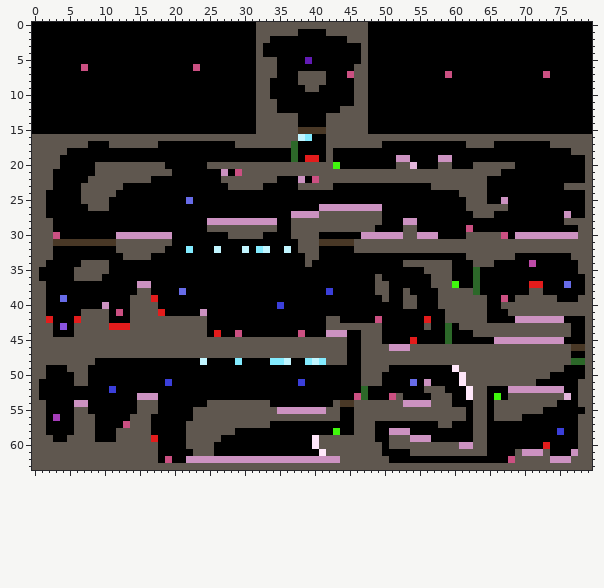
One commit to this sprite sheet: Levels.png. This is how it looked before the edit.
The file is 80x64 pixels.
The same view after the edit:
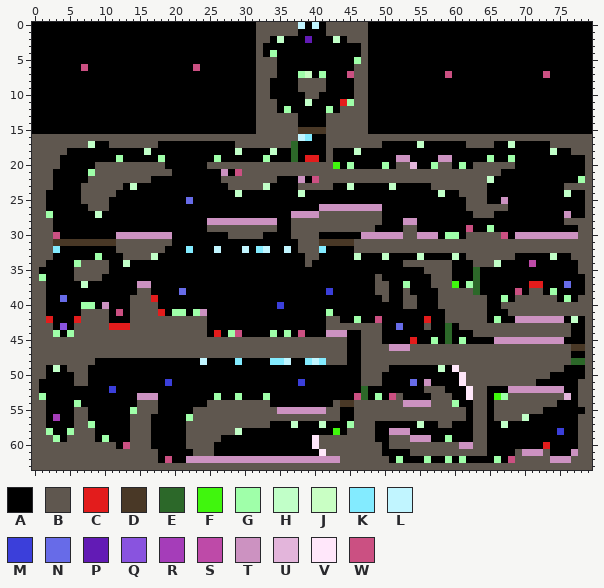
Palette (. is transparent): A #000000  B #5f574f  C #e31c1c  D #493826  E #2c6829  F #40f60d  G #9fffa9  H #c1ffc8  J #c9ffc4  K #83ebff  L #c1f5ff  M #3b3fda  N #676be8  P #621bb5  Q #8953df  R #a53db9  S #be4aa8  T #cc92c1  U #e3b5db  V #ffe7fa  W #cb5082
The exact change:
Changed rows in their new state; - is an unchanged pixel.
first column x 34:
 0 ----LALA-----
 2 -H---P---H---
 4 G------------
 5 -----A------G
 7 ----GJAG-----
 9 ----B--B-----
10 -----BB------
11 -----H----CG-
12 --G-----G----
first column x 1:
17 -------H----------------------------------------------H------------H----------
18 ---------------H------------H----H-----------H---------------------------H----
19 -----------G-----G-------G------G-------------------------------G--G----------
20 --------------------------------------------G----G------G---G-----------------
21 -------G----------------------------------------------------------------------
22 ----------------------------------------------------------------H------------G
23 -------------H------------------H-----------H-----H---------------------------
24 ----------------------------H--------H-------------------H-----------------H--
27 -G------H---------------------------------------------------------------------
29 ----------------------------------------------------------------G-------------
30 ----------------------------------------------------------GG------------------
32 --K-------------------------------------K-------------------------------------
33 --------G-------H----------------------------H---H----H----H-------------H----
34 -----G------H----------------------------------------------------H------------
36 G-----------------------------------------------------------------------------
37 ------H---------------------------------------------G--------G----------------
38 --------------------------------------------------------------------W----G----
39 ------------------------------------------------------------------G--------G--
40 ------GG----------------------------------------------------------------------
41 -------------------GG-G------------------G------------------------------------
42 ---------------------------------------------G-------------------G----------H-
43 ---------------------------------------------------N--------------------------
44 --G-G----------------------G-----G-G------------------------------------------
45 --------------------------------------------------------G---G-----------------
first column x 3:
49 H------------------------------------------------------H
first column x 1:
53 G------------------------G--G---G---------------G-----------------G---
54 -----GA----------------------------------------------------G----------
55 -------------G--------------------------------------------------------
56 -------A-------------G-----------------------------------------------H
57 -------G----A-----------------------H---H---G---------H-----------H---
58 -G--G------AA---------------H---------------B-------------------------
59 --G------G-AA---A-----------------------------------------G-----------
60 -----------AW---A-----------------------------------------------------
62 ---------------------------------------------------G---G--G-G----G----
